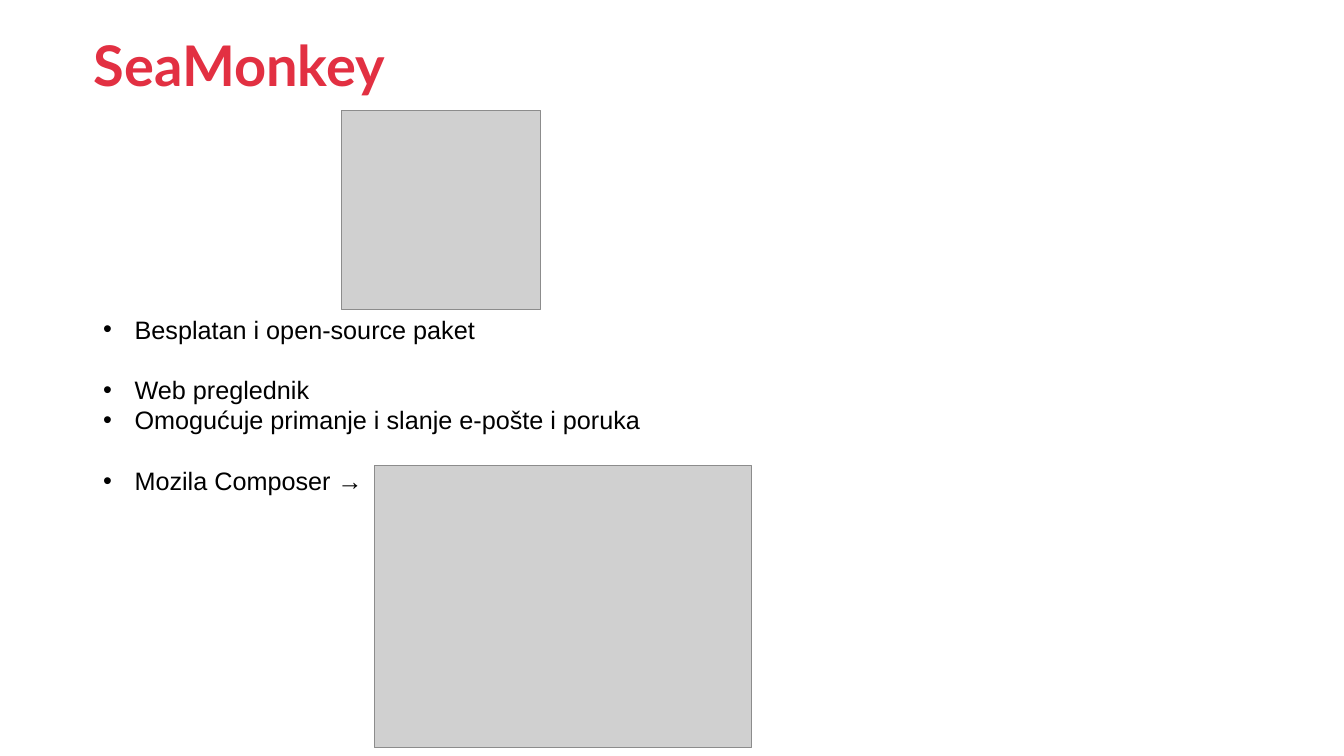
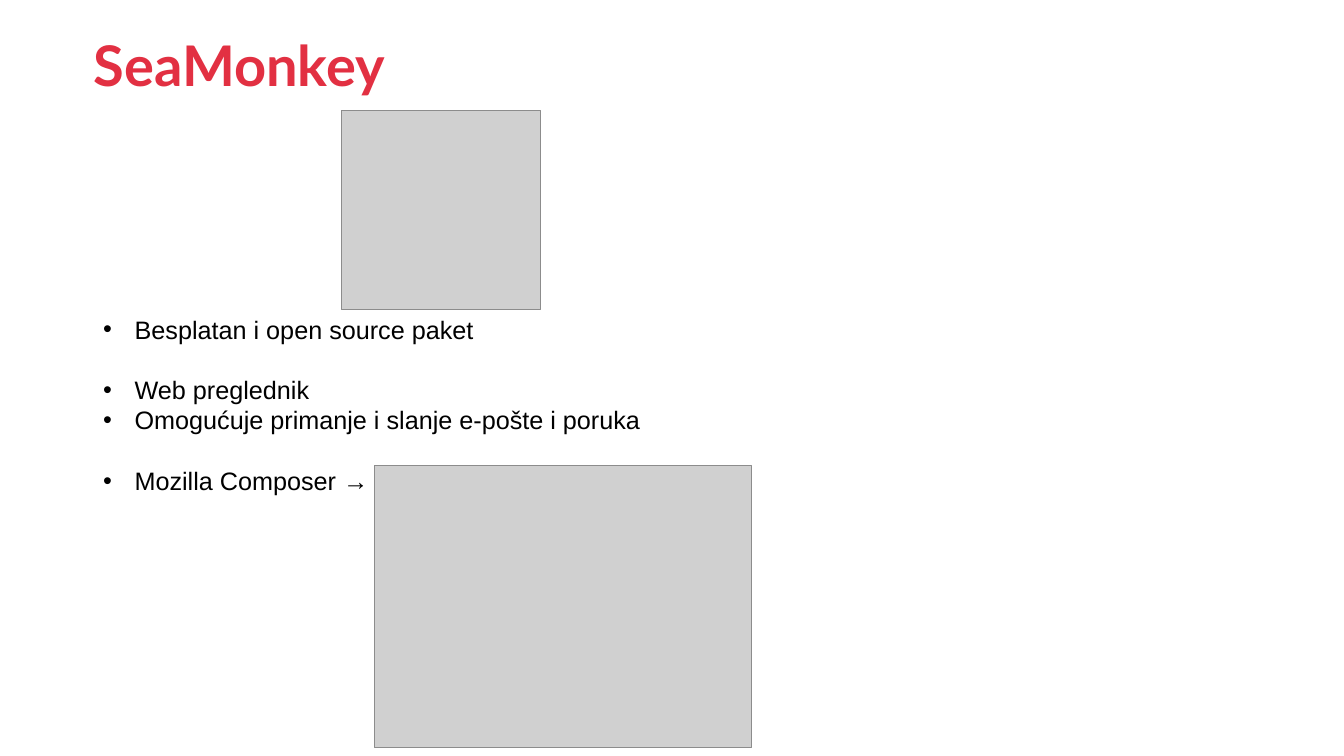
Before and after one commit to CvetkovskiIvor/ProgramskoInzenjerstvoSeminar, a slide deck: slide 16 of Open Source Prezentacija.pptx. Drawn at 1344x756 pixels with LibreOffice and Linux fonts; fonts in the diff are those of the drawing; grey boxes stand for pictures; background and template pictures are left out. Boxes give left, top, right and bottom in pixels: in the first picture for what was removed or moved away, otherwise in the second. Text is boxed around its words. In the diff, an @@ line names an element or a change of style, - is before the commit and + after.

```diff
--- a/Open Source Prezentacija.pptx
+++ b/Open Source Prezentacija.pptx
@@ text at [135,320,474,344]: text changed @@
-• Besplatan i open-source paket
+• Besplatan i open source paket
@@ text at [135,471,336,496]: text changed @@
-• Mozila Composer →
+• Mozilla Composer →
```
Also in this commit, not shown: 24 other slides changed, 1 slide removed.
